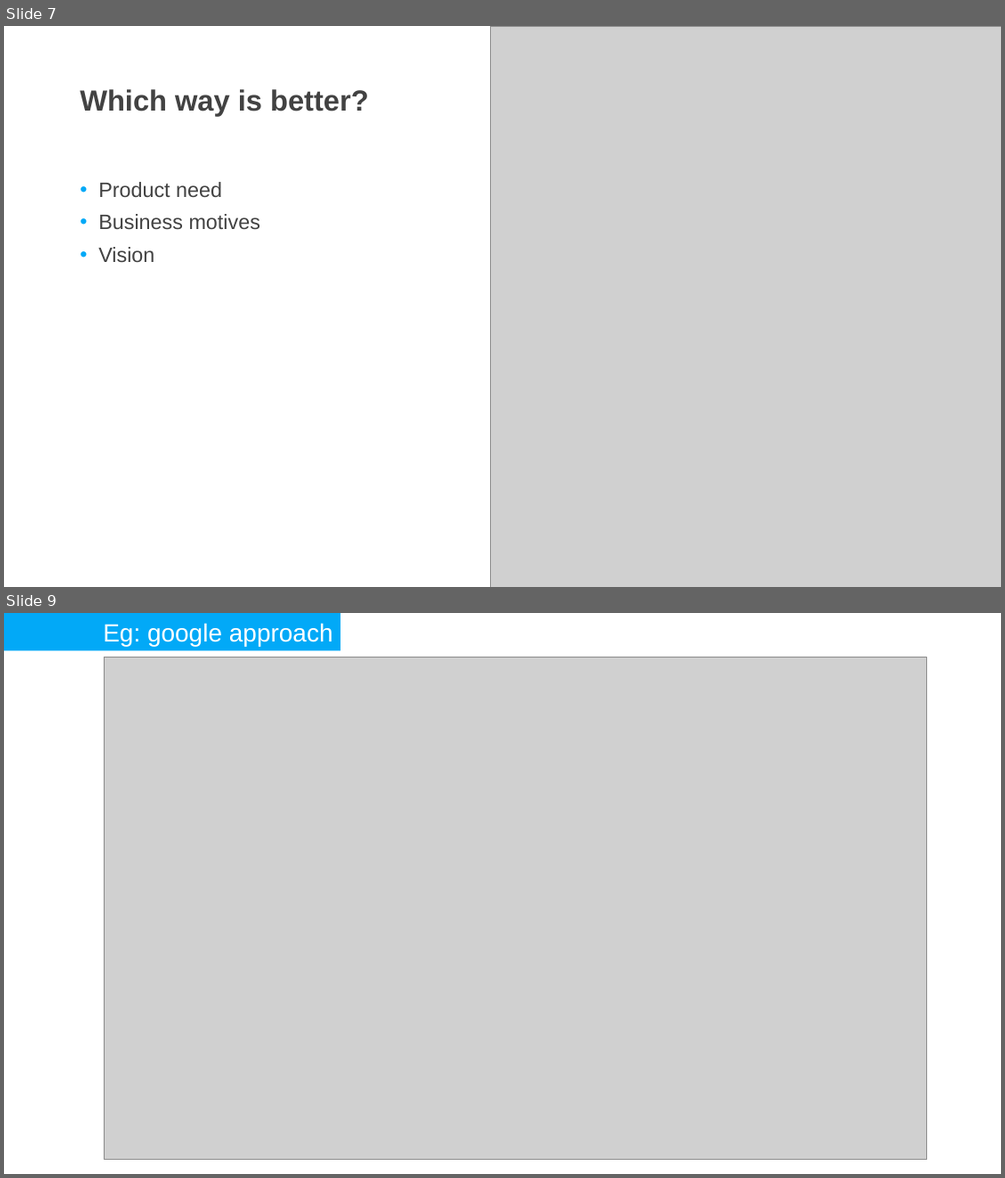
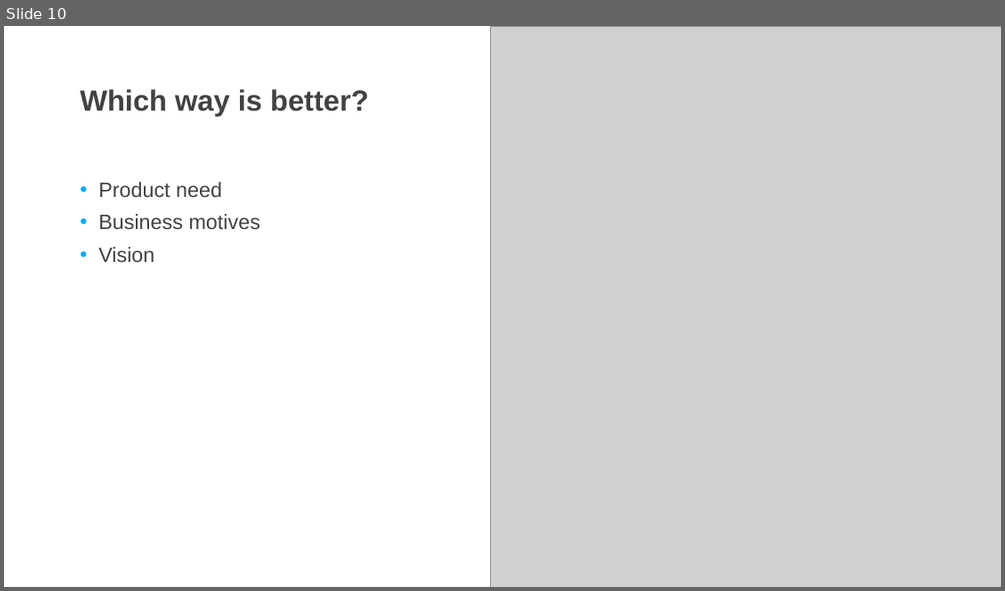
Before and after one commit to DevDay2019-AxonActive/DevDay2019---Advanced-Java, a slide deck: presentations/java_multiapi_gql.pptx. Shown one above the other, each under a label of ours: slides 7 and 9 before the commit, slide 10 after it; the slides between them are not shown. The pictures are 1005x1178 and 1005x591 pixels, drawn with LibreOffice and Linux fonts; fonts in the diff are those of the drawing; grey boxes stand for pictures; background and template pictures are left out. Boxes give left, top, right and bottom in pixels: in the first picture for what was removed or moved away, otherwise in the second. Text is boxed around its words. In the diff, an @@ line names an element or a change of style, - is before the commit and + after.

```diff
--- a/presentations/java_multiapi_gql.pptx
+++ b/presentations/java_multiapi_gql.pptx
@@ slide 9 removed at [4, 613, 1001, 1174], background picture (left out) @@
@@ rectangle removed at [4, 613, 340, 650] @@
-Eg: google approach
@@ picture removed at [104, 657, 926, 1159] @@
@@ what was slide 7 is now slide 10 @@
```
Also in this commit, not shown: 2 slides changed, 3 slides added, 2 other slides removed.
